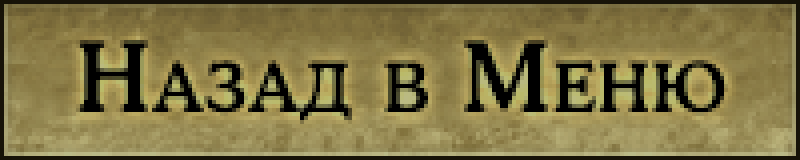
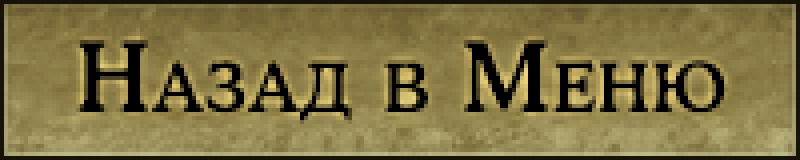
Layers edited between the first and the second 800 x 160 image:
added group "Group 1" with 3 layers above "Background" over [68, 24, 740, 136]
renamed "Group 1" to "Назад в Меню", moved it into group "Group 1", painted on it over [68, 24, 740, 136]
added layer "Background copy" in group "Group 1" over [68, 24, 740, 136]
painted on "Background" over [68, 24, 740, 136]
